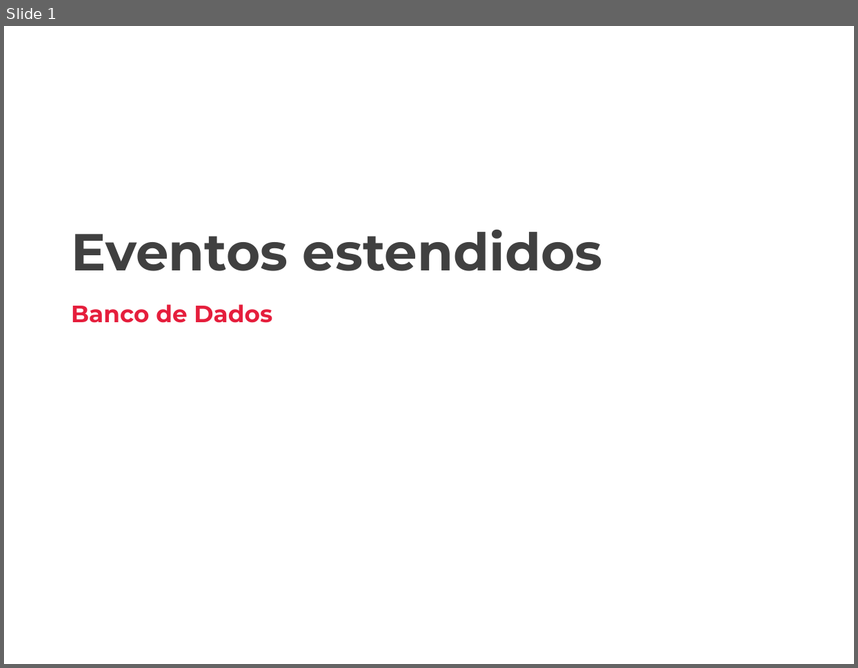
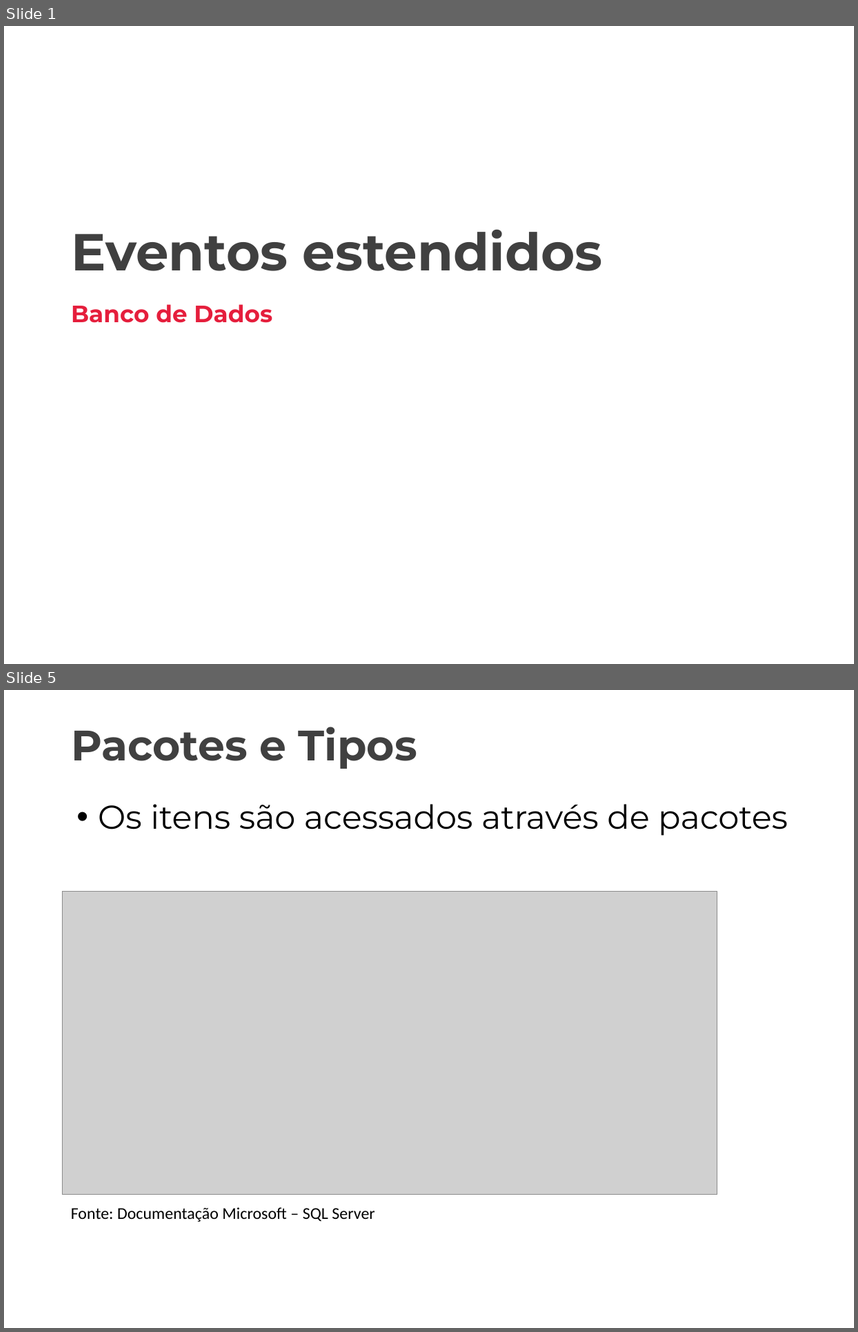
Before and after one commit to LimaGustav/Eventos-Estendidos-, a slide deck: slide/Extended Events.pptx. Shown one above the other, each under a label of ours: slide 1 before the commit, slides 1 and 5 after it; the slides between them are not shown. The pictures are 858x668 and 858x1332 pixels, drawn with LibreOffice and Linux fonts; fonts in the diff are those of the drawing; grey boxes stand for pictures; background and template pictures are left out. Boxes give left, top, right and bottom in pixels: in the first picture for what was removed or moved away, otherwise in the second. Text is boxed around its words. In the diff, an @@ line names an element or a change of style, - is before the commit and + after.

```diff
--- a/slide/Extended Events.pptx
+++ b/slide/Extended Events.pptx
@@ slide 5 added at <box>4,690,854,1328</box>, background picture (left out) @@
@@ text added at <box>71,727,417,769</box>, 36 pt, text #404040, bold @@
+Pacotes e Tipos
@@ text added at <box>98,804,788,836</box>, 28 pt, text #000000 @@
+• Os itens são acessados através de pacotes
@@ picture added at <box>63,891,717,1194</box> @@
@@ text added at <box>71,1207,375,1221</box>, 14 pt, text #000000 @@
+Fonte: Documentação Microsoft – SQL Server
```
Also in this commit, not shown: 2 slides changed, 1 other slide added, 1 slide removed.
